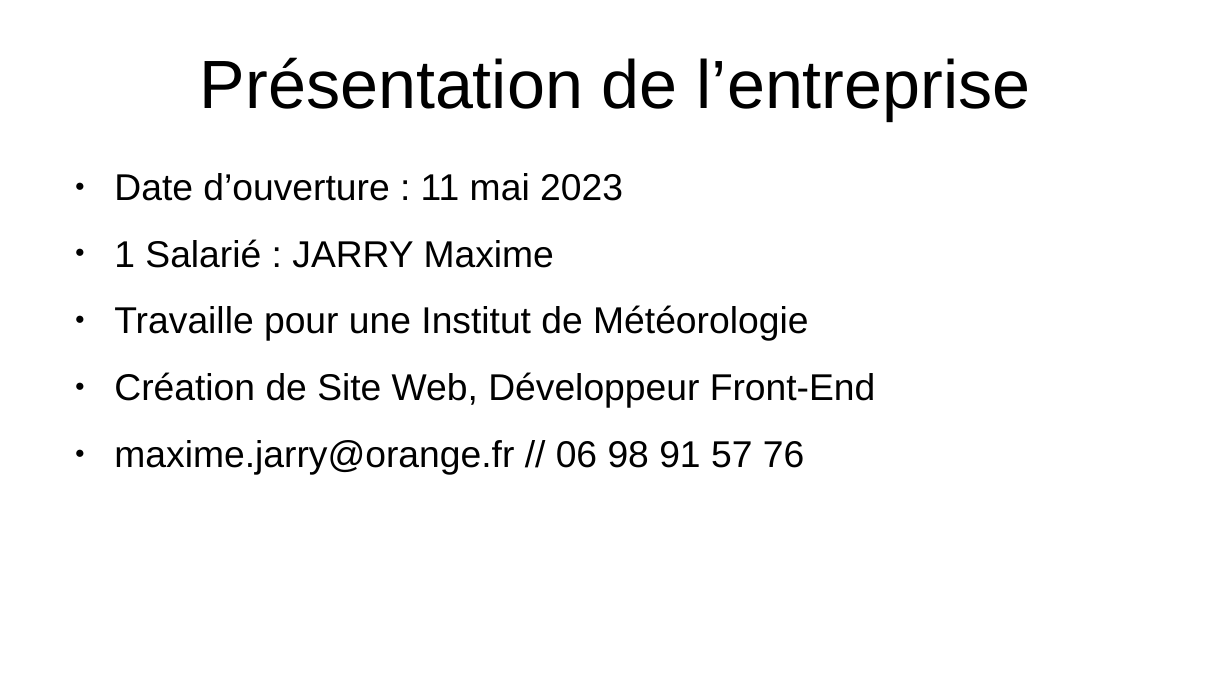
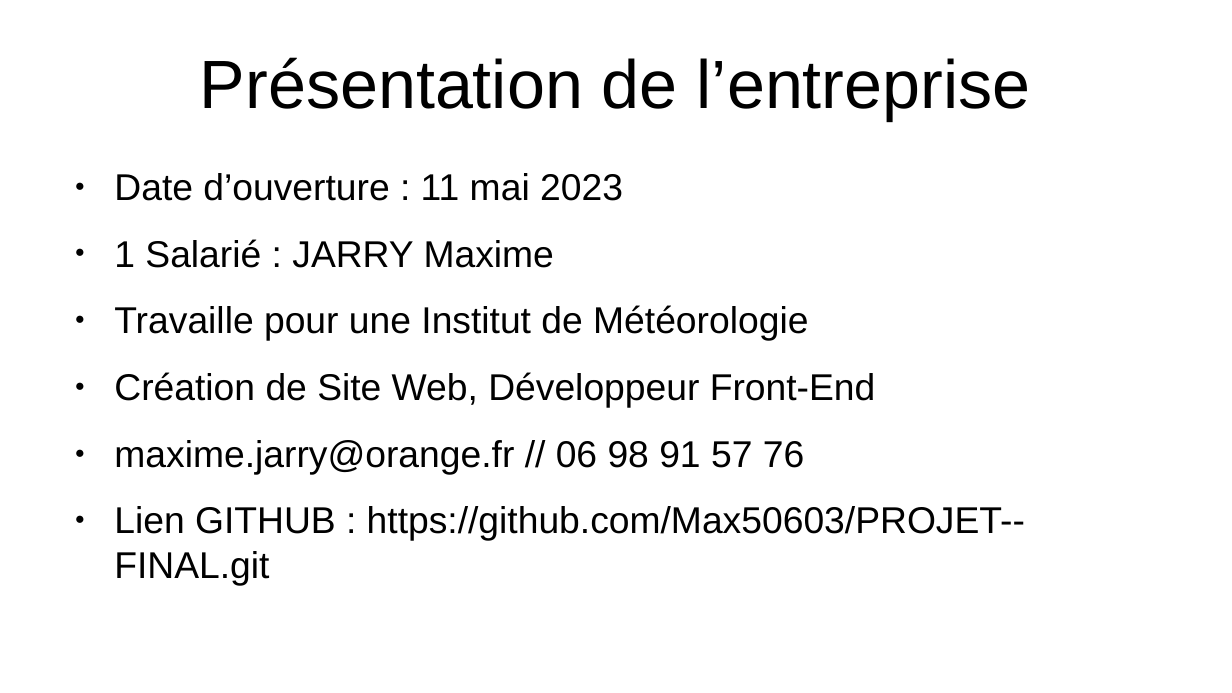
Before and after one commit to Max50603/PROJET--FINAL, a slide deck: slide 2 of PROJET/PROJET FINALE POWERPOINT.odp. Drawn at 1232x693 pixels with LibreOffice and Linux fonts; fonts in the diff are those of the drawing. Boxes give left, top, right and bottom in pixels: in the first picture for what was removed or moved away, otherwise in the second. Text is boxed around its words. In the diff, an @@ line names an element or a change of style, - is before the commit and + after.

Commit message:
projet

```diff
--- a/PROJET/PROJET FINALE POWERPOINT.odp
+++ b/PROJET/PROJET FINALE POWERPOINT.odp
@@ text at bbox=[114, 506, 1025, 586]: paragraph added @@
+● Lien GITHUB : https://github.com/Max50603/PROJET--FINAL.git
```
Also in this commit, not shown: 7 other slides changed, 6 slides added, 2 slides removed, 5 other files.
